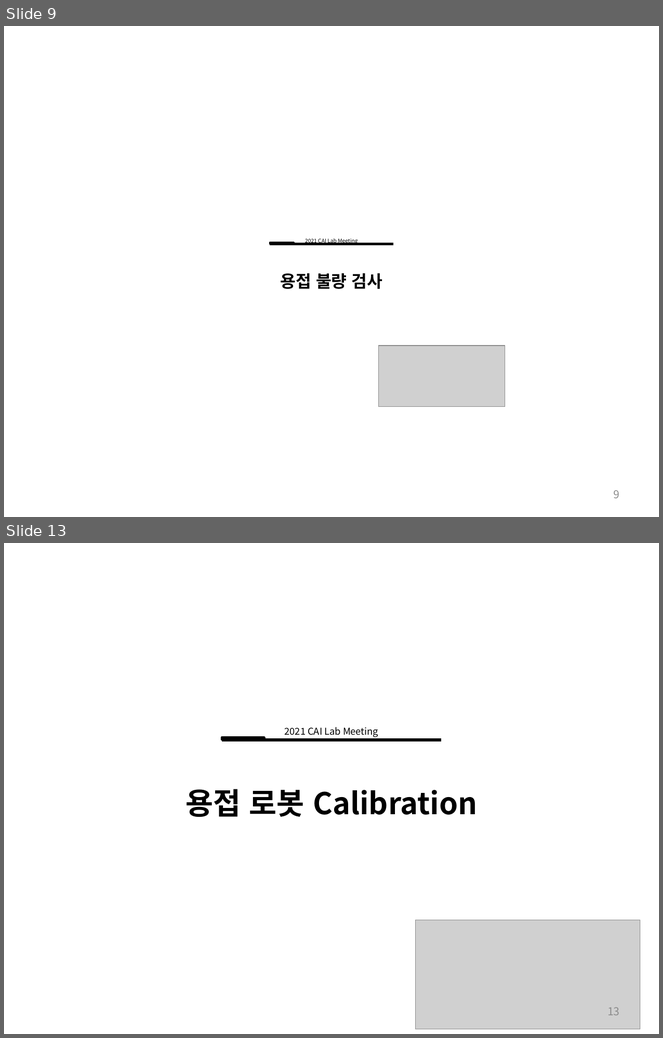
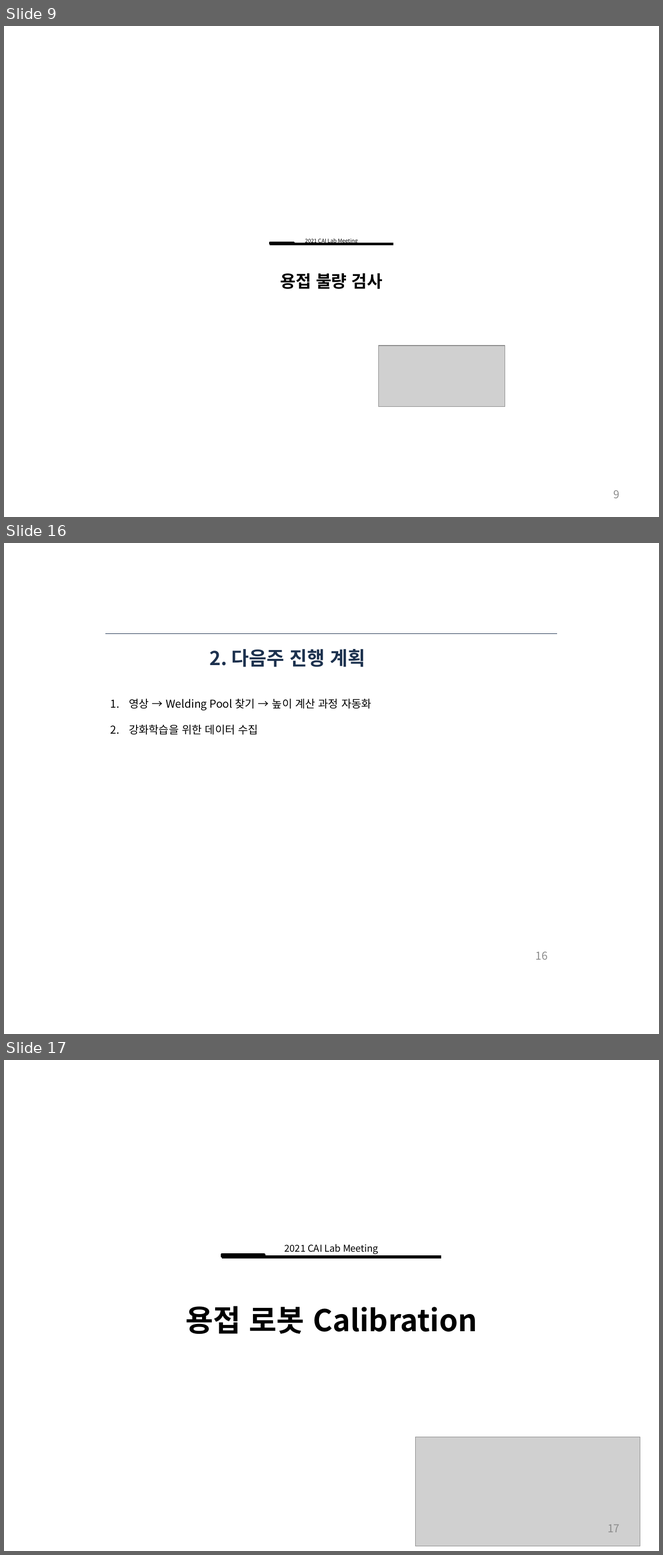
Before and after one commit to ssh6189/2022.03.05, a slide deck: 2022년 3월 5일 용접자동화로봇.pptx. Shown one above the other, each under a label of ours: slides 9 and 13 before the commit, slides 9, 16 and 17 after it; the slides between them are not shown. The pictures are 663x1038 and 663x1555 pixels, drawn with LibreOffice and Linux fonts; fonts in the diff are those of the drawing; grey boxes stand for pictures. Boxes give left, top, right and bottom in pixels: in the first picture for what was removed or moved away, otherwise in the second. Text is boxed around its words. In the diff, an @@ line names an element or a change of style, - is before the commit and + after.

```diff
--- a/2022년 3월 5일 용접자동화로봇.pptx
+++ b/2022년 3월 5일 용접자동화로봇.pptx
@@ slide 16 added at <box>4,543,659,1034</box>, background #FFFFFF @@
@@ line added from (105, 634) to (557, 634), #1C314E 0.75 pt @@
@@ title added at <box>210,649,365,667</box>, 21 pt, text #1C314E, bold @@
+2. 다음주 진행 계획
@@ text added at <box>129,698,372,735</box>, 12 pt, text #000000 @@
+1. 영상 → Welding Pool 찾기 → 높이 계산 과정 자동화
+2. 강화학습을 위한 데이터 수집
@@ page number added at <box>536,952,548,960</box>, 12 pt, text #8C8C8C @@
+16
@@ what was slide 13 is now slide 17 @@
@@ page number at <box>608,1525,620,1533</box>: text changed @@
-13
+17
```
Also in this commit, not shown: 2 slides changed, 7 other slides added, 4 slides removed.
